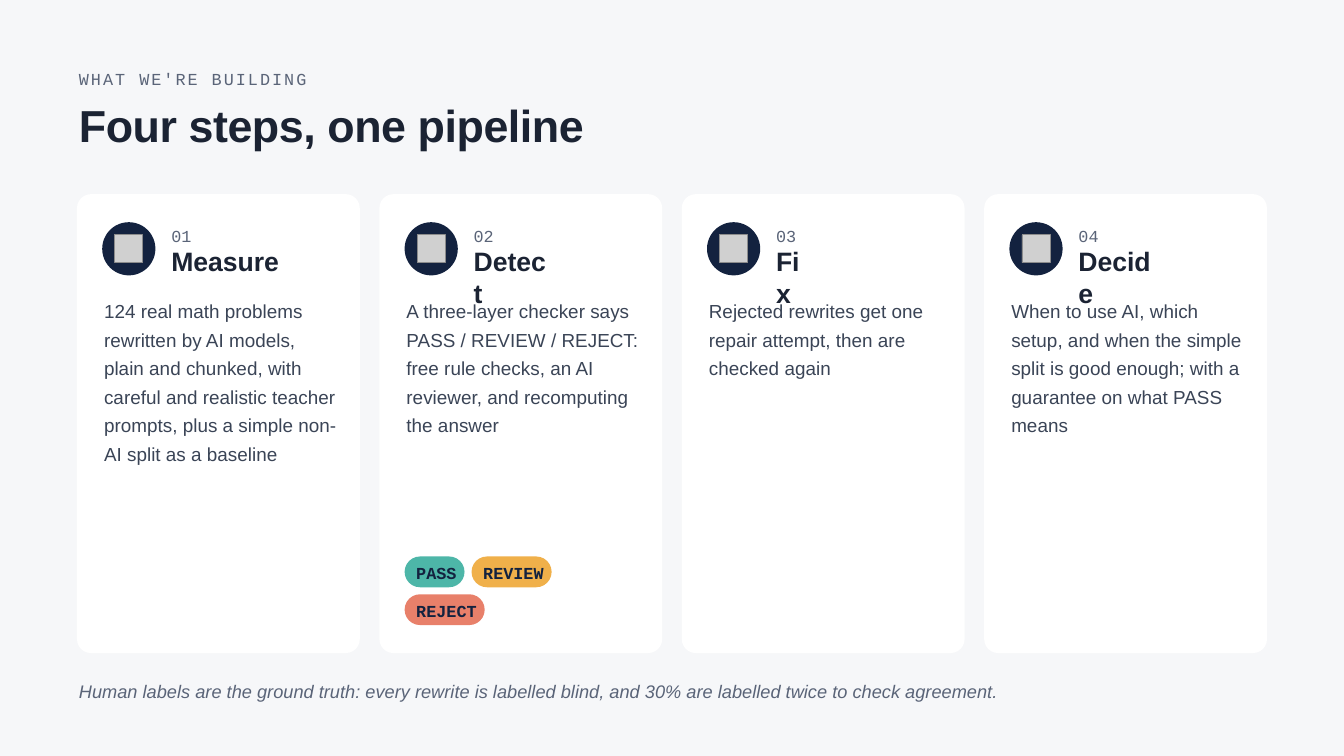
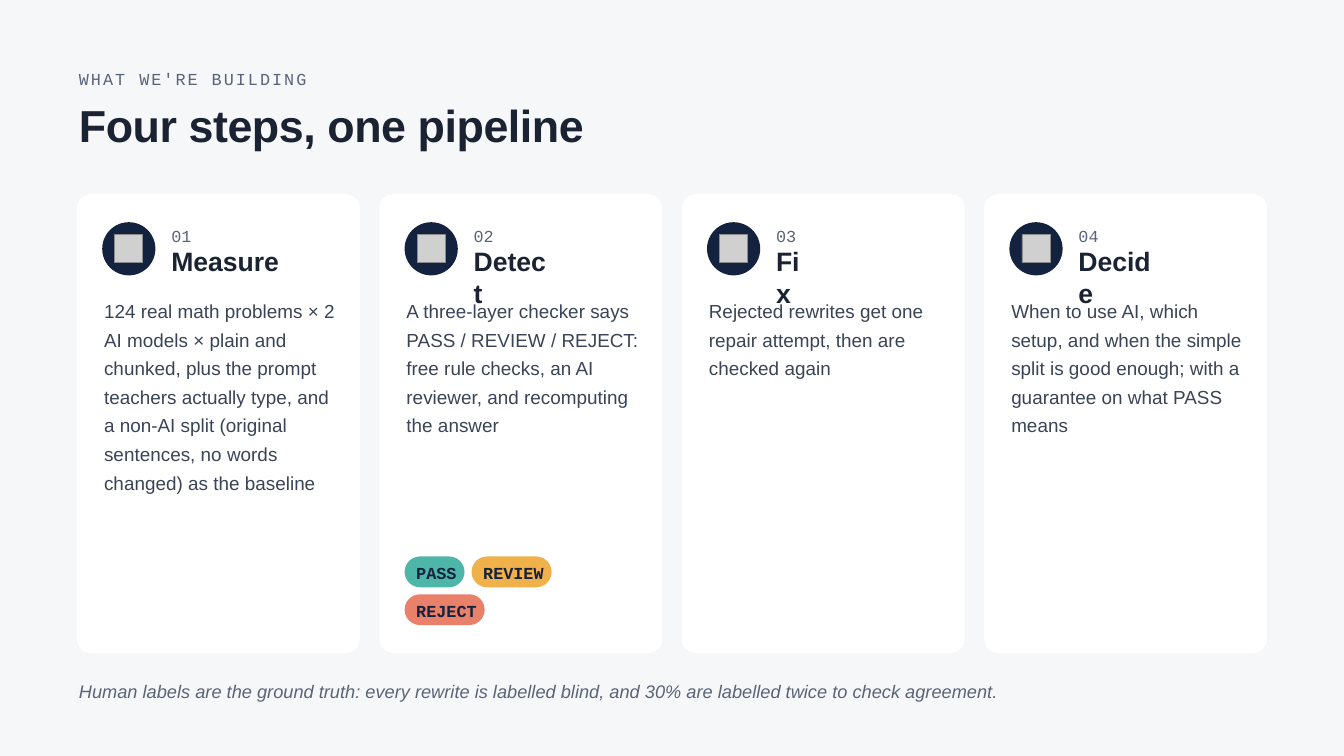
Before and after one commit to harshitaggarwal01/cs2880, a slide deck: slide 4 of docs/SafeAdapt-Math_updates_progress.pptx (slide 3 before the commit). Drawn at 1344x756 pixels with LibreOffice and Linux fonts; fonts in the diff are those of the drawing; grey boxes stand for pictures. Boxes give left, top, right and bottom in pixels: in the first picture for what was removed or moved away, otherwise in the second. Text is boxed around its words. In the diff, an @@ line names an element or a change of style, - is before the commit and + after.

Commit message:
Updates deck: add plain-vs-chunked, methods (incl. bandit) and final-outputs slides; pilot caveats; earlier-pilot finding

```diff
--- a/docs/SafeAdapt-Math_updates_progress.pptx
+++ b/docs/SafeAdapt-Math_updates_progress.pptx
@@ text at [104, 304, 334, 494]: text changed @@
-124 real math problems rewritten by AI models, plain and chunked, with careful and realistic teacher prompts, plus a simple non-AI split as a baseline
+124 real math problems × 2 AI models × plain and chunked, plus the prompt teachers actually type, and a non-AI split (original sentences, no words changed) as the baseline
```
Also in this commit, not shown: 3 other slides changed, 3 slides added, 1 other file.
